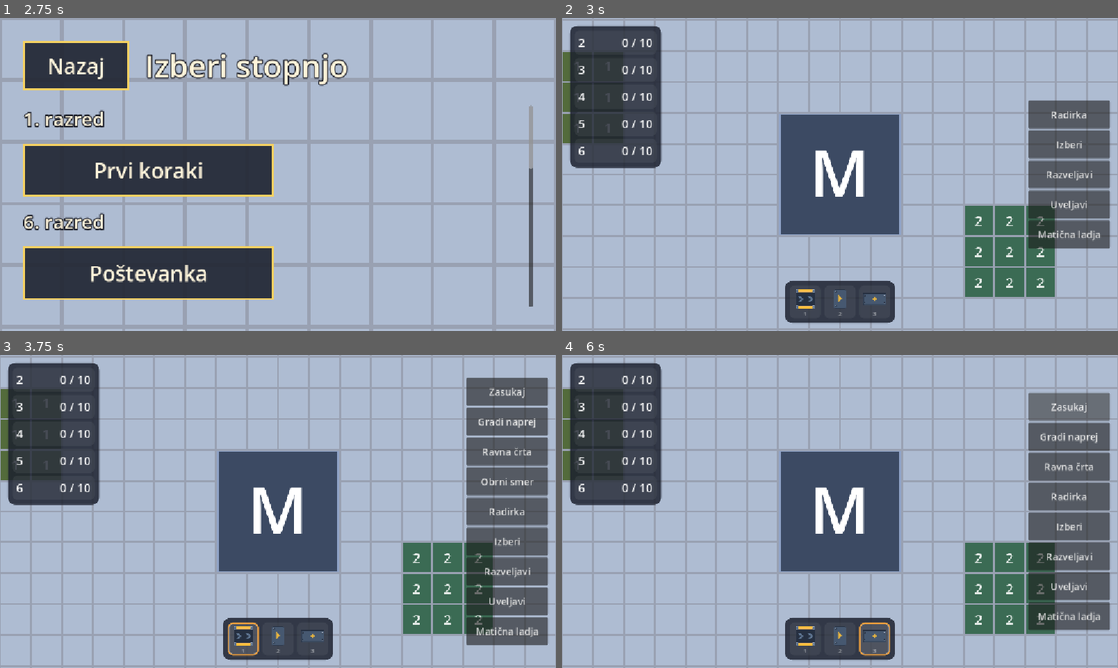
Above: before the commit, frames 1-4 (two rows, left to right).
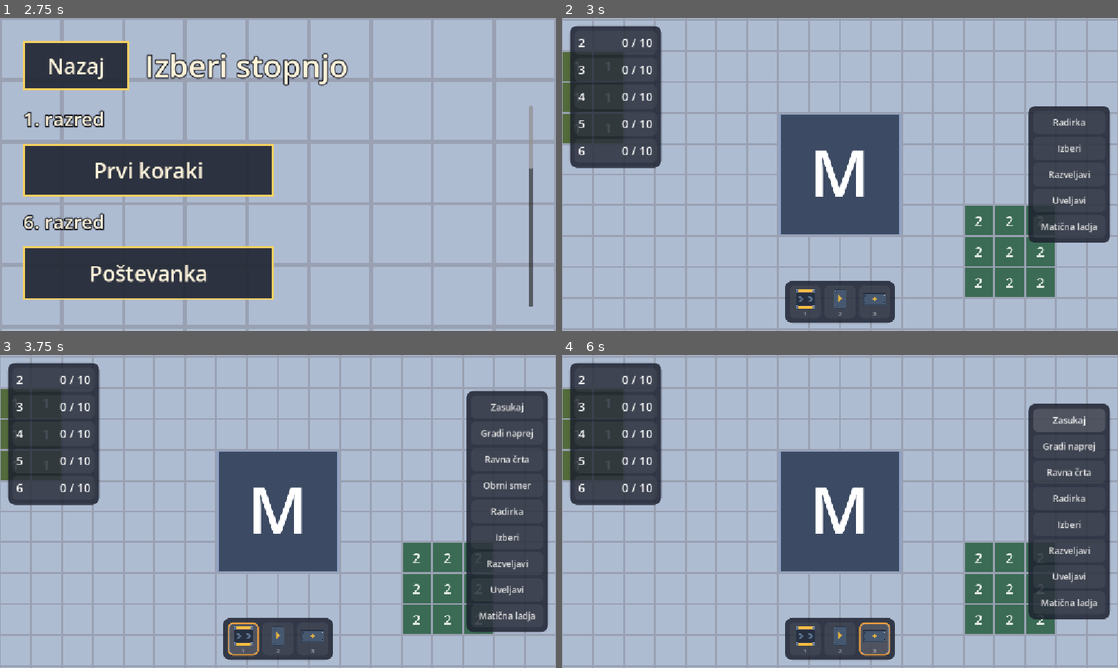
Above: after the commit, the same moments.

Repository: Maksim3l/MatFab
Game: Godot game, scene res://ui/main_menu.tscn
Two runs of this game, one before a commit and one after it. Both use one fixed random seed, a clock stepped at 60 frames per second and the inputs below.
Inputs:
- Up to frame 1 (2.75 s): click "Igraj" at 0.5 s; click "Nazaj" at 1.25 s; click "Igraj" at 2 s
- Up to frame 2 (3 s): click "Prvi koraki" at 2.75 s
- Up to frame 3 (3.75 s): click "1" at 3.5 s
- Up to frame 4 (6 s): click "2" at 4.25 s; click "3" at 5 s; click "Zasukaj" at 5.75 s

Frame 1 is identical in both runs. In frame 2, 3.3% of the frame differs, in the area x 83-99%, y 26-74%; in frame 3, 5.8%, in the area x 83-99%, y 7-93%; in frame 4, 5.6%.

Commit message:
UI: Restyle the action bar to match the hotbar

Diff:
--- a/ui/action_bar.gd
+++ b/ui/action_bar.gd
@@ -1,16 +1,18 @@
 class_name ActionBar extends Control
 
-const BUTTON_SIZE := Vector2(170, 58)
-const FONT_SIZE := 20
+const BUTTON_SIZE := Vector2(150, 48)
+const FONT_SIZE := 18
 
 var build_tool: BuildTool
 var buttons: Dictionary[ActionButtonDef, Button] = {}
 
-@onready var button_list: VBoxContainer = $ButtonList
+@onready var panel: PanelContainer = $Column/Panel
+@onready var button_list: VBoxContainer = $Column/Panel/ButtonList
 
 
 func show_tool(tool: BuildTool, defs: Array[ActionButtonDef]) -> void:
 	build_tool = tool
+	BarStyle.style_panel(panel)
 	for child in button_list.get_children():
 		child.queue_free()
 	buttons.clear()
@@ -29,6 +31,7 @@
 	button.focus_mode = Control.FOCUS_NONE
 	button.custom_minimum_size = BUTTON_SIZE
 	button.add_theme_font_size_override("font_size", FONT_SIZE)
+	BarStyle.style_slot(button)
 	if def.toggles_property != &"":
 		button.toggle_mode = true
 		button.toggled.connect(func(on: bool) -> void: build_tool.set_toggle(def.toggles_property, on))
--- a/ui/action_bar.tscn
+++ b/ui/action_bar.tscn
@@ -12,7 +12,7 @@
 mouse_filter = 2
 script = ExtResource("1_bar")
 
-[node name="ButtonList" type="VBoxContainer" parent="."]
+[node name="Column" type="VBoxContainer" parent="."]
 layout_mode = 1
 anchors_preset = 11
 anchor_left = 1.0
@@ -26,3 +26,12 @@
 grow_vertical = 2
 mouse_filter = 2
 alignment = 1
+
+[node name="Panel" type="PanelContainer" parent="Column"]
+layout_mode = 2
+mouse_filter = 2
+
+[node name="ButtonList" type="VBoxContainer" parent="Column/Panel"]
+layout_mode = 2
+mouse_filter = 2
+theme_override_constants/separation = 6
